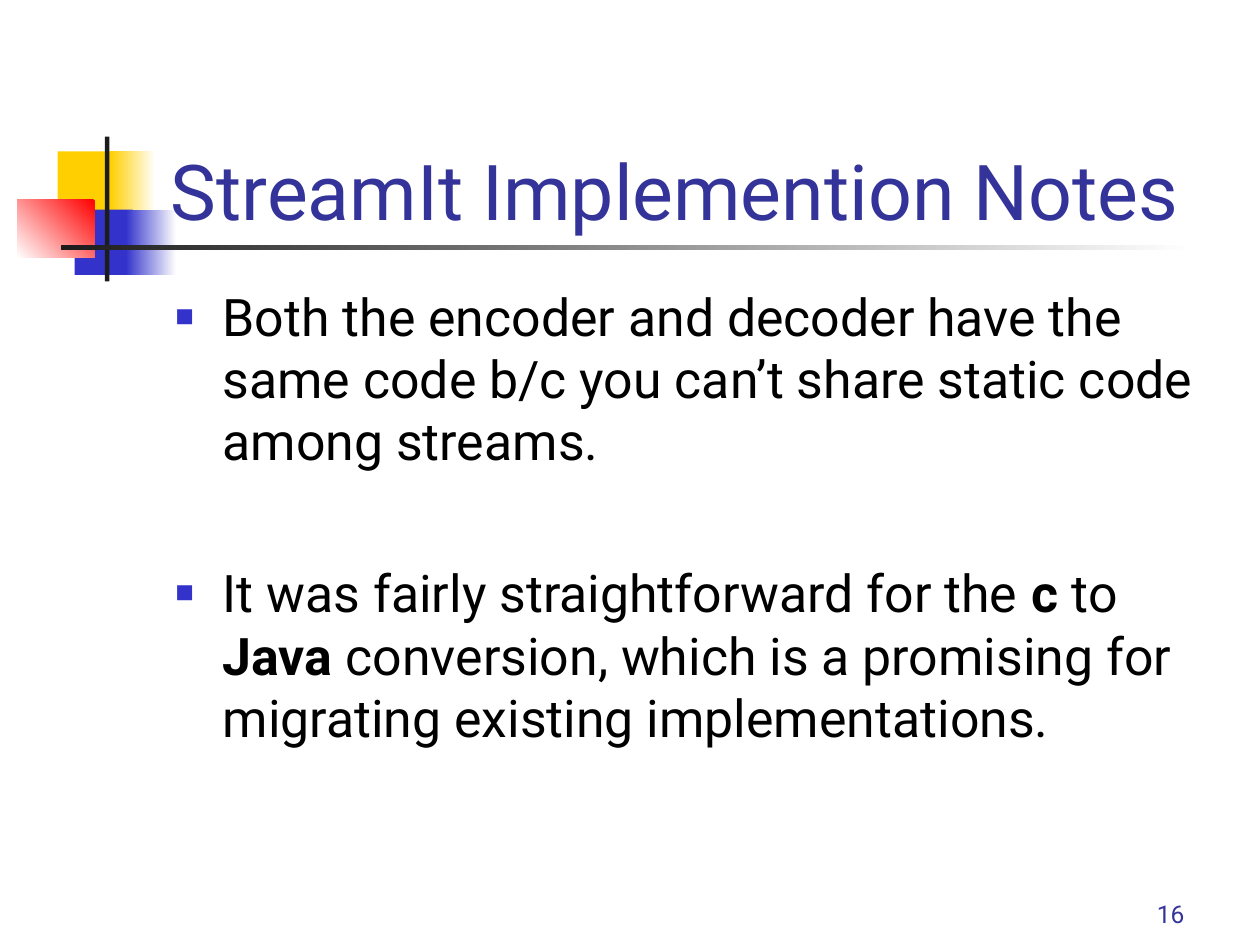
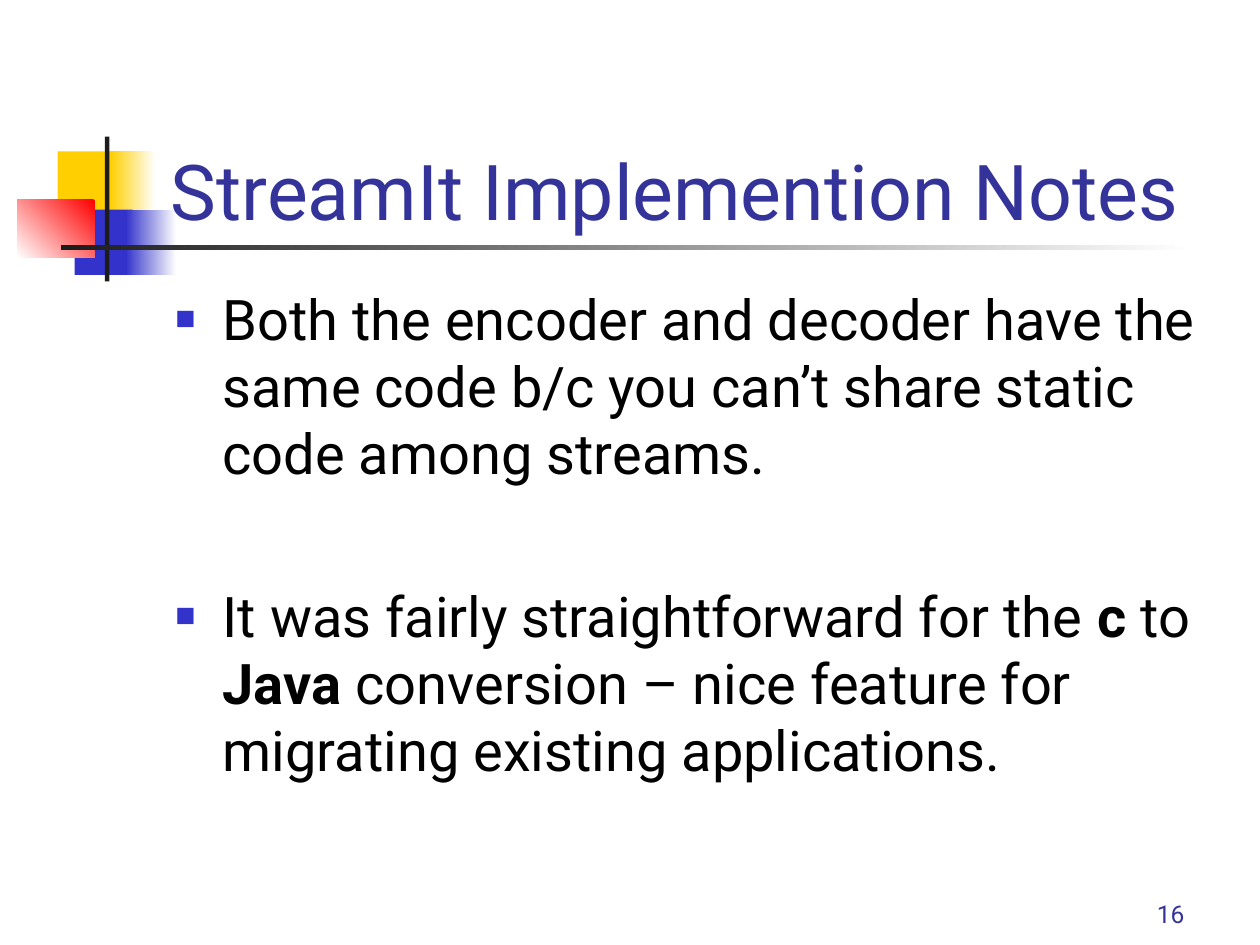
Before and after one commit to rrnewton/StreamIt, a slide deck: slide 16 of streams/apps/applications/hdtv/docs/Streamit-HDTV.ppt. Drawn at 1260x945 pixels with LibreOffice and Linux fonts; fonts in the diff are those of the drawing. Boxes give left, top, right and bottom in pixels: in the first picture for what was removed or moved away, otherwise in the second. Text is boxed around its words. In the diff, an @@ line names an element or a change of style, - is before the commit and + after.

```diff
--- a/streams/apps/applications/hdtv/docs/Streamit-HDTV.ppt
+++ b/streams/apps/applications/hdtv/docs/Streamit-HDTV.ppt
@@ text at [223,298,1195,486]: size 29.6 to 32 pt in "Both the encoder and decoder have the ..." @@
@@ text at [223,594,1190,783]: text changed; size 29.6 to 32 pt @@
-■ It was fairly straightforward for the c to Java conversion, which is a promising for migrating existing implementations.
+■ It was fairly straightforward for the c to Java conversion – nice feature for migrating existing applications.
```
Also in this commit, not shown: 6 other slides changed, 1 other file.
